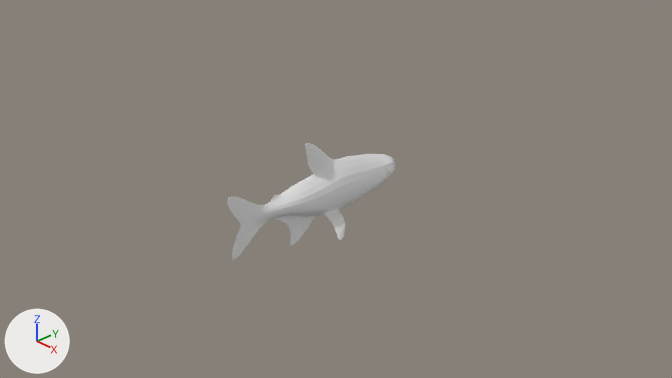
The Blender file models/aquarium.blend, before and after one commit.
Rendered twice from the file's camera 'Camera'. Lighting does not change. The marker at lower left points along +X, +Y and +Z.

Objects in the first picture: 'Guppy'.
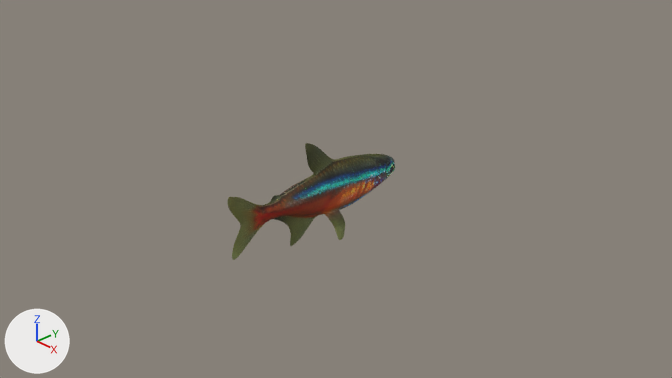
Commit message: Add guppy obj

Location of each change, (x1, y1, x2, y2) in pixels of the pictures (672 x 378 px):
'Guppy', recoloured
    both: (227, 143, 395, 260)

The change in detail:
Picture 'guppy_paint' (img_guppy_paint) is new.
Material 'guppy_material' (mat_guppy_material) is new.
Its texture is img_guppy_paint.
Its roughness is 0.707.
me_plane has 2432 vertices, 2430 faces and spans x -0.36..0.36, y -1.61..1.01, z -0.58..0.67.
me_plane now uses material mat_guppy_material (picture img_guppy_paint).
